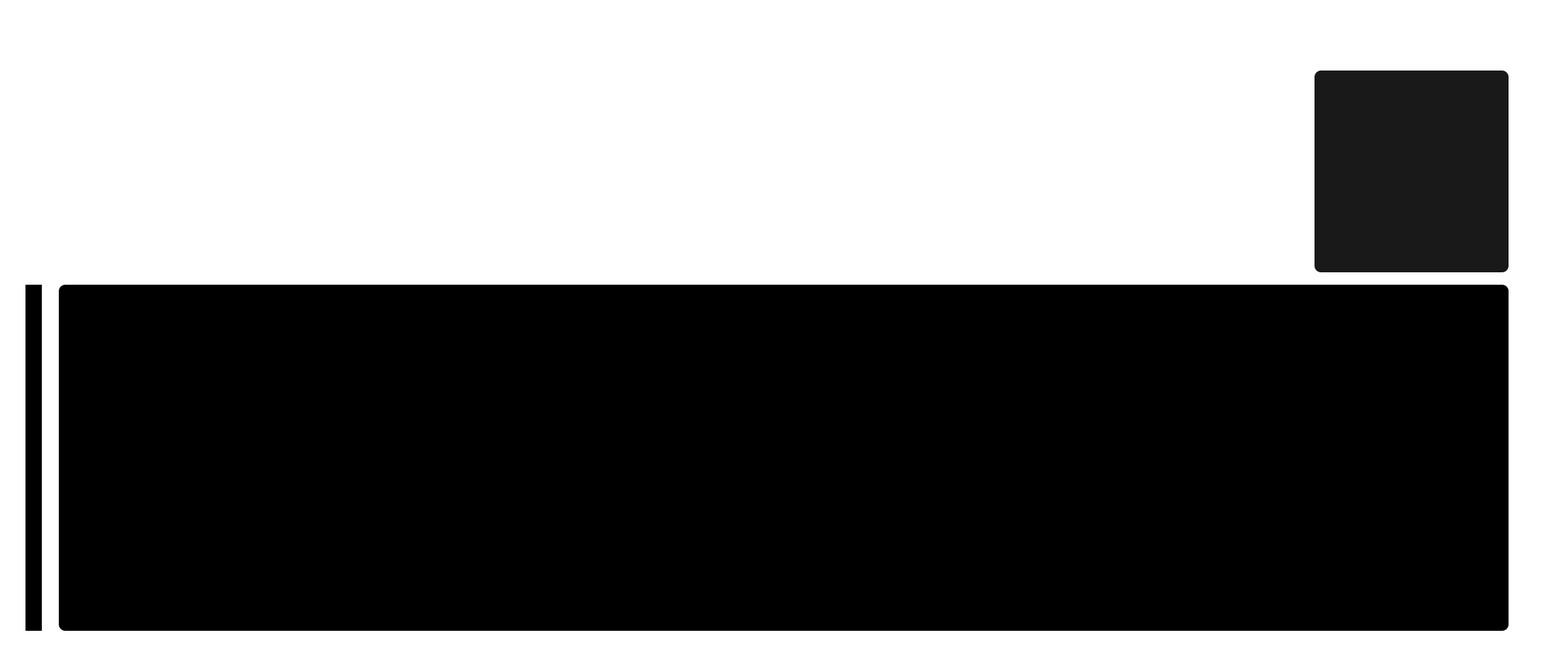
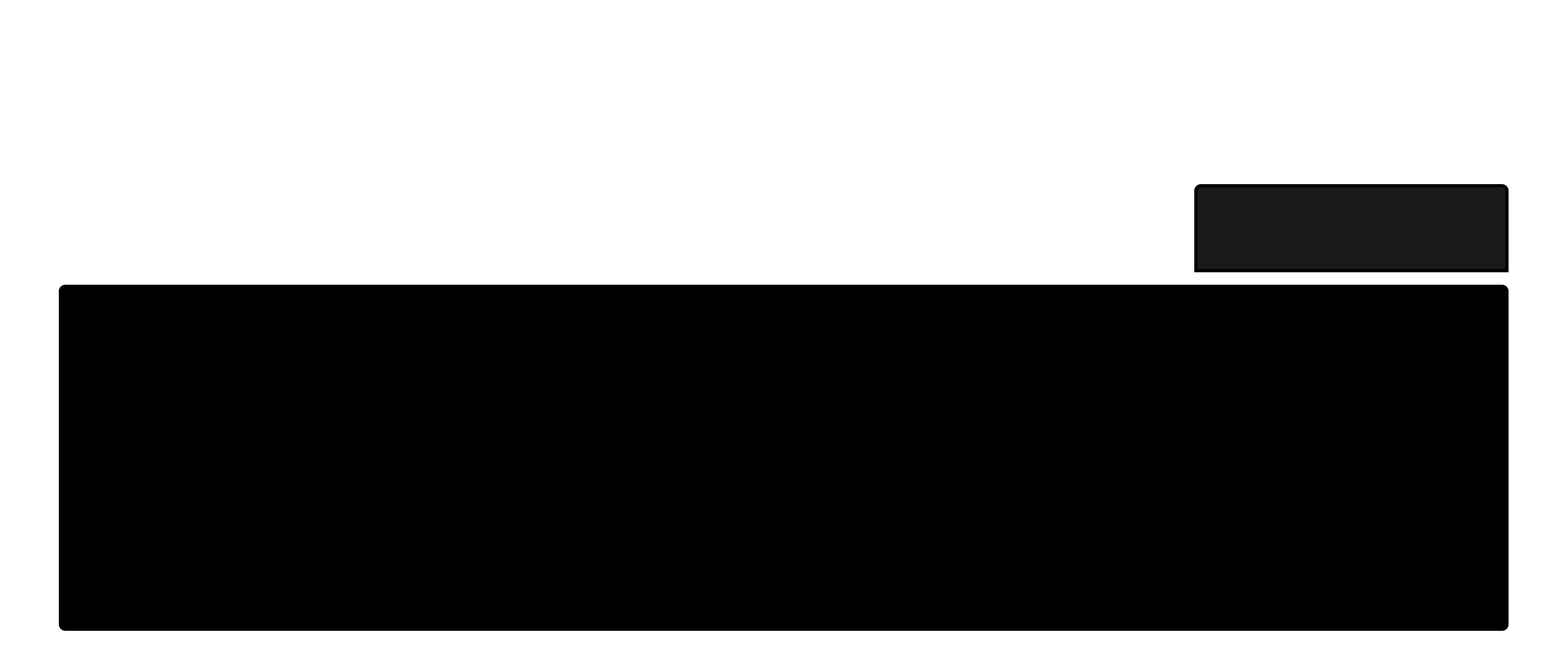
The second (1568, 653) image is a revision of the first. Changes to its layers:
removed layer "ViewSeparator" over [25, 284, 42, 632]
painted on "DebugPanel" over [1194, 70, 1509, 273]
